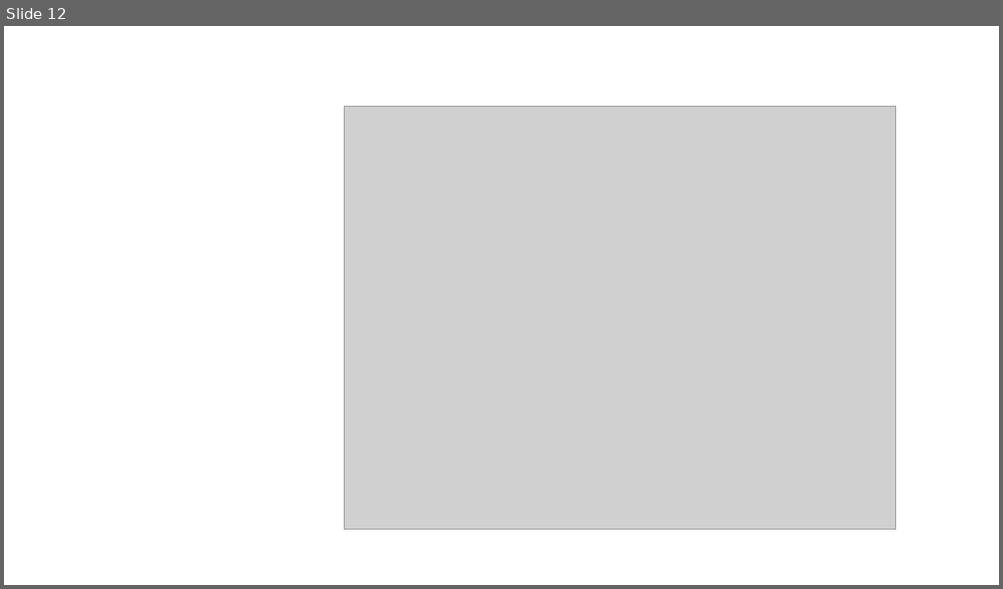
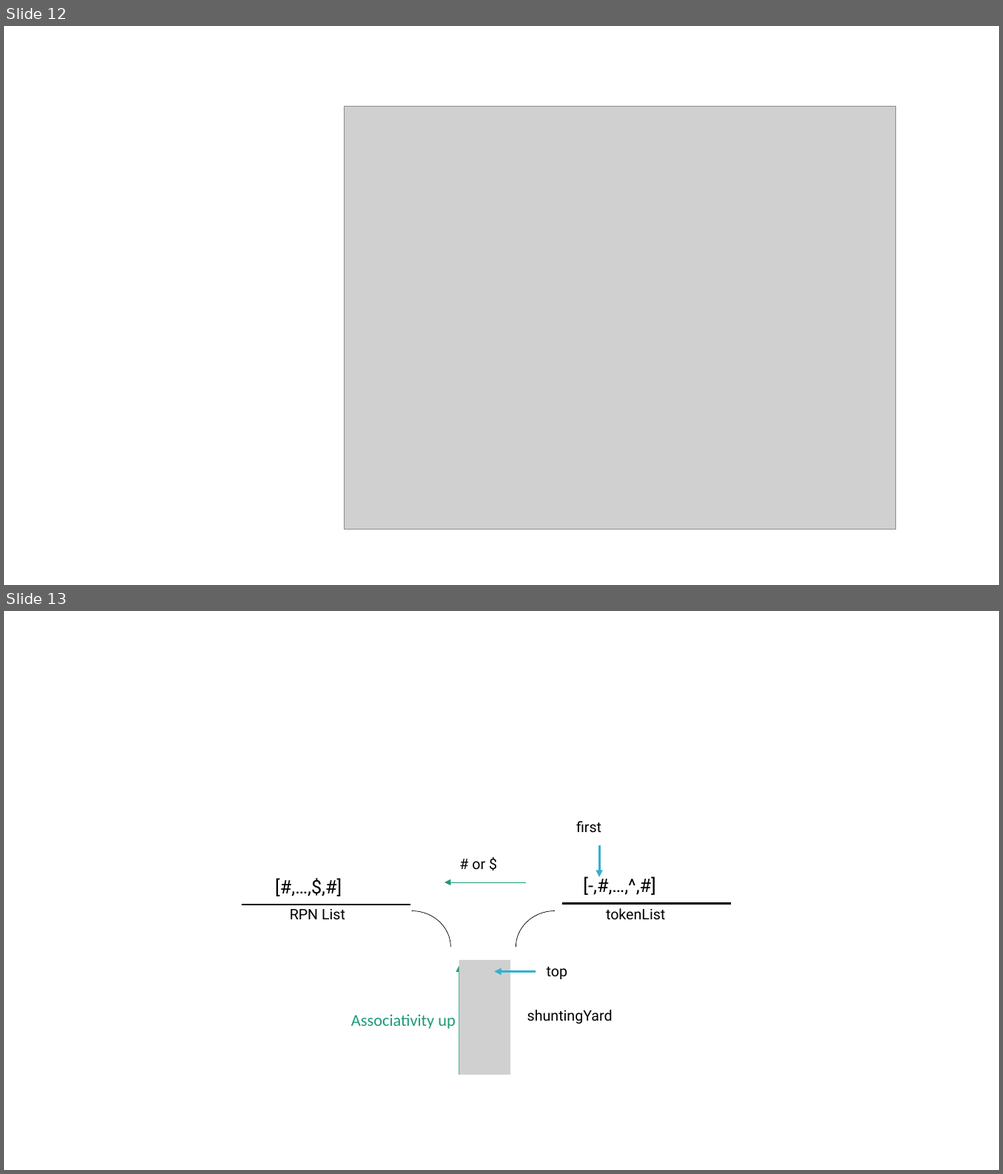
Before and after one commit to jiawei-zhang-a/Pendulum-beta, a slide deck: doc/illustrations.pptx. Shown one above the other, each under a label of ours: slide 12 before the commit, slides 12 and 13 after it. The pictures are 1003x589 and 1003x1174 pixels, drawn with LibreOffice and Linux fonts; fonts in the diff are those of the drawing; grey boxes stand for pictures. Boxes give left, top, right and bottom in pixels: in the first picture for what was removed or moved away, otherwise in the second. Text is boxed around its words. In the diff, an @@ line names an element or a change of style, - is before the commit and + after.

Commit message:
Make further specifications on shunting-yard parsing

```diff
--- a/doc/illustrations.pptx
+++ b/doc/illustrations.pptx
@@ slide 13 added at (4,611,999,1170), background #FFFFFF @@
@@ group added at (242,821,731,1075): 9 texts, 4 arrows, 2 lines, 2 arc (boxed as its full ellipse)s, 1 picture @@
+Associativity up
+shuntingYard
+tokenList
+top
+RPN List
+[#,…,$,#]
+[-,#,…,^,#]
+first
+# or $
```
Also in this commit, not shown: 3 other slides added, 6 other files.
